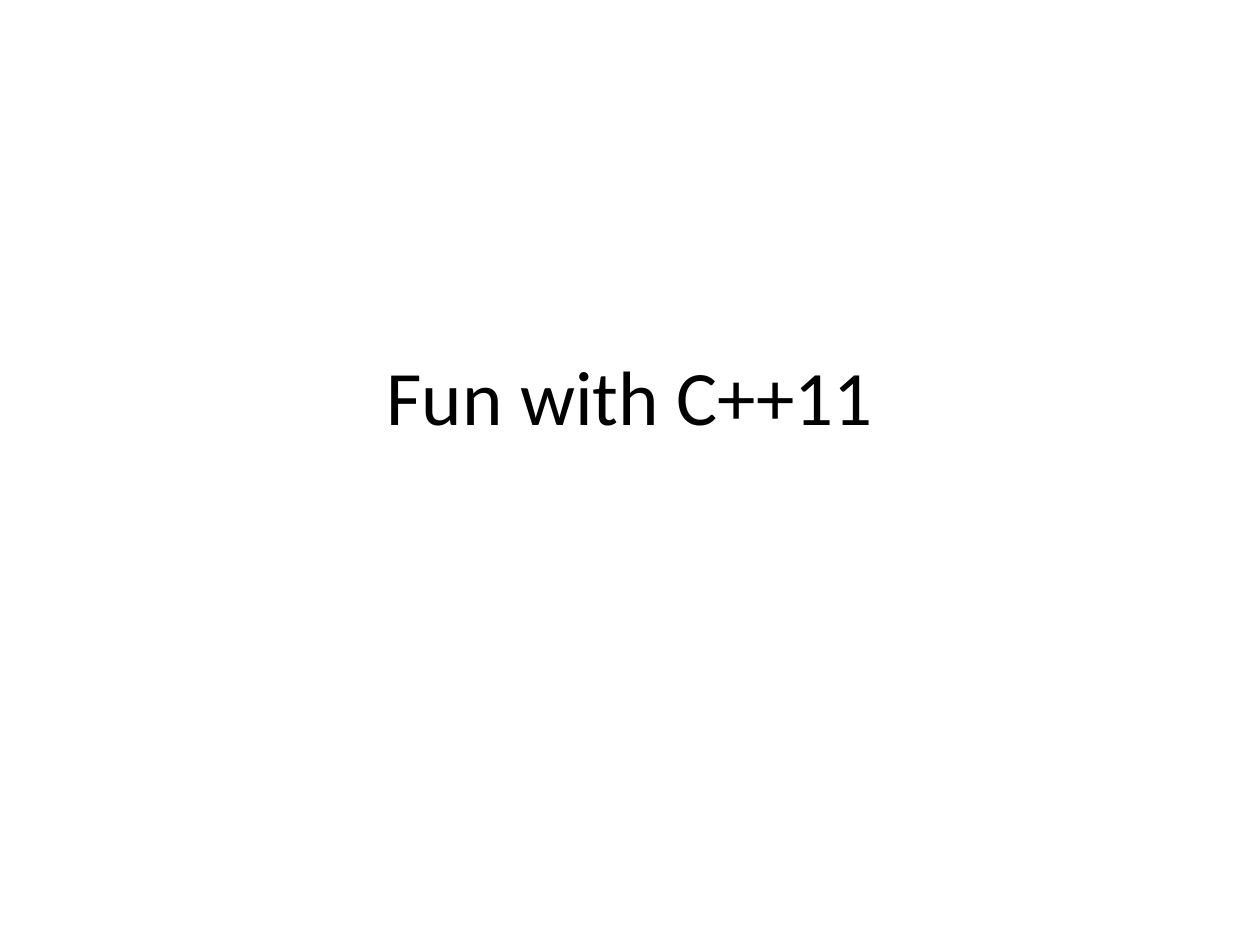
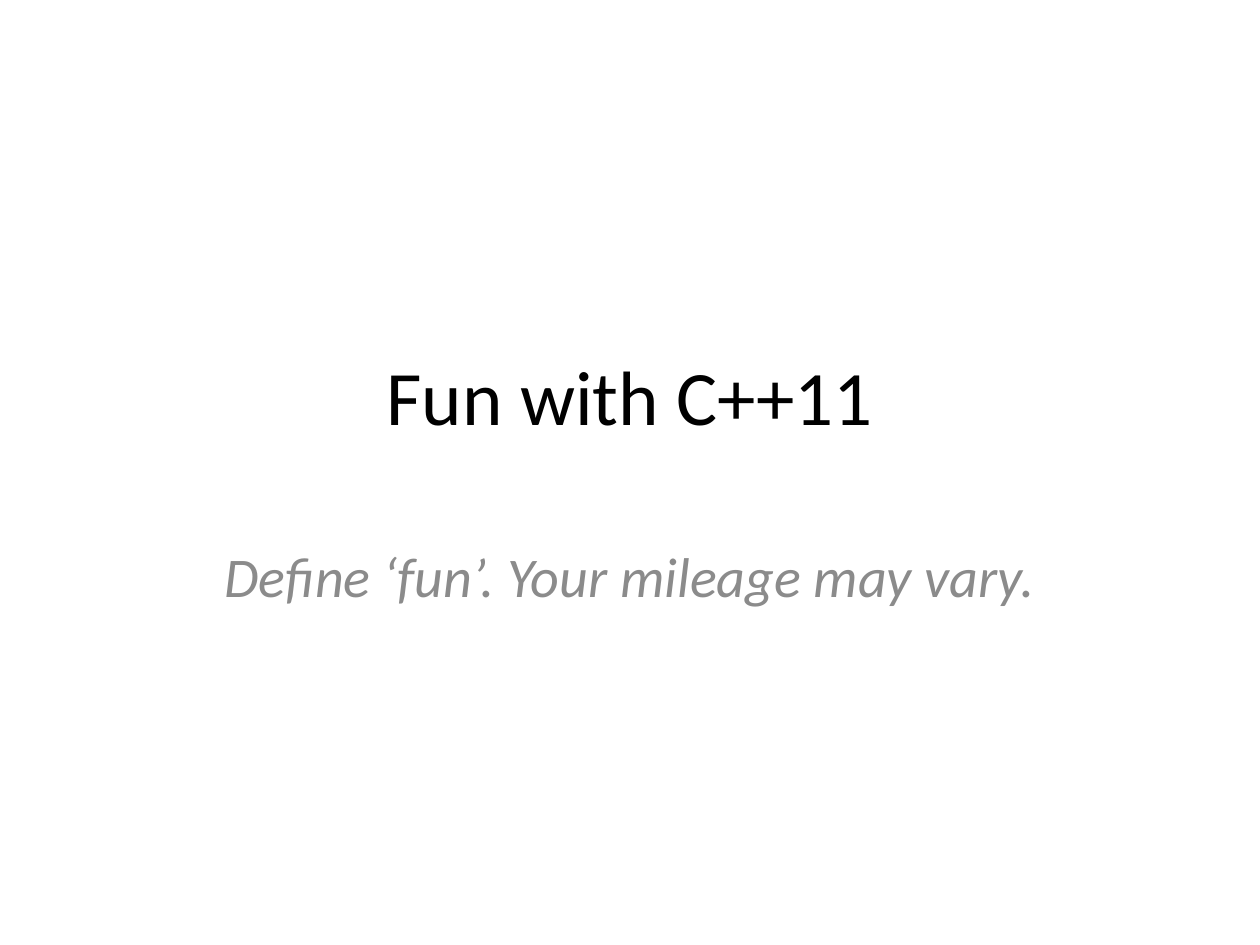
Before and after one commit to fellmad/FunWithCpp11, a slide deck: slide 1 of doc/Fun_with_C++11.pptx. Drawn at 1260x945 pixels with LibreOffice and Linux fonts; fonts in the diff are those of the drawing. Boxes give left, top, right and bottom in pixels: in the first picture for what was removed or moved away, otherwise in the second. Text is boxed around its words. In the diff, an @@ line names an element or a change of style, - is before the commit and + after.

```diff
--- a/doc/Fun_with_C++11.pptx
+++ b/doc/Fun_with_C++11.pptx
@@ subtitle added at (224, 557, 1035, 607), 32 pt, text #8C8C8C, italic @@
+Define ‘fun’. Your mileage may vary.
```
Also in this commit, not shown: 1 other slide changed.
